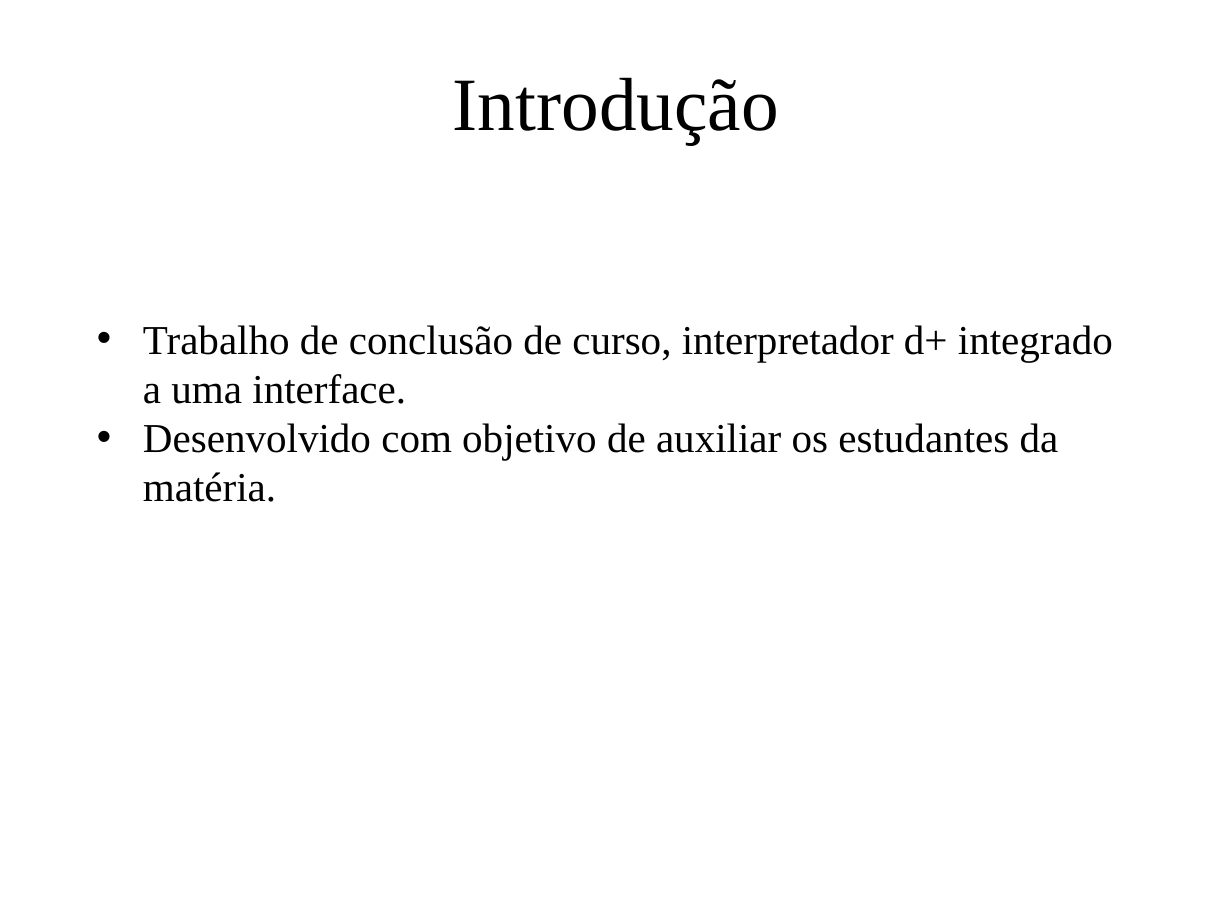
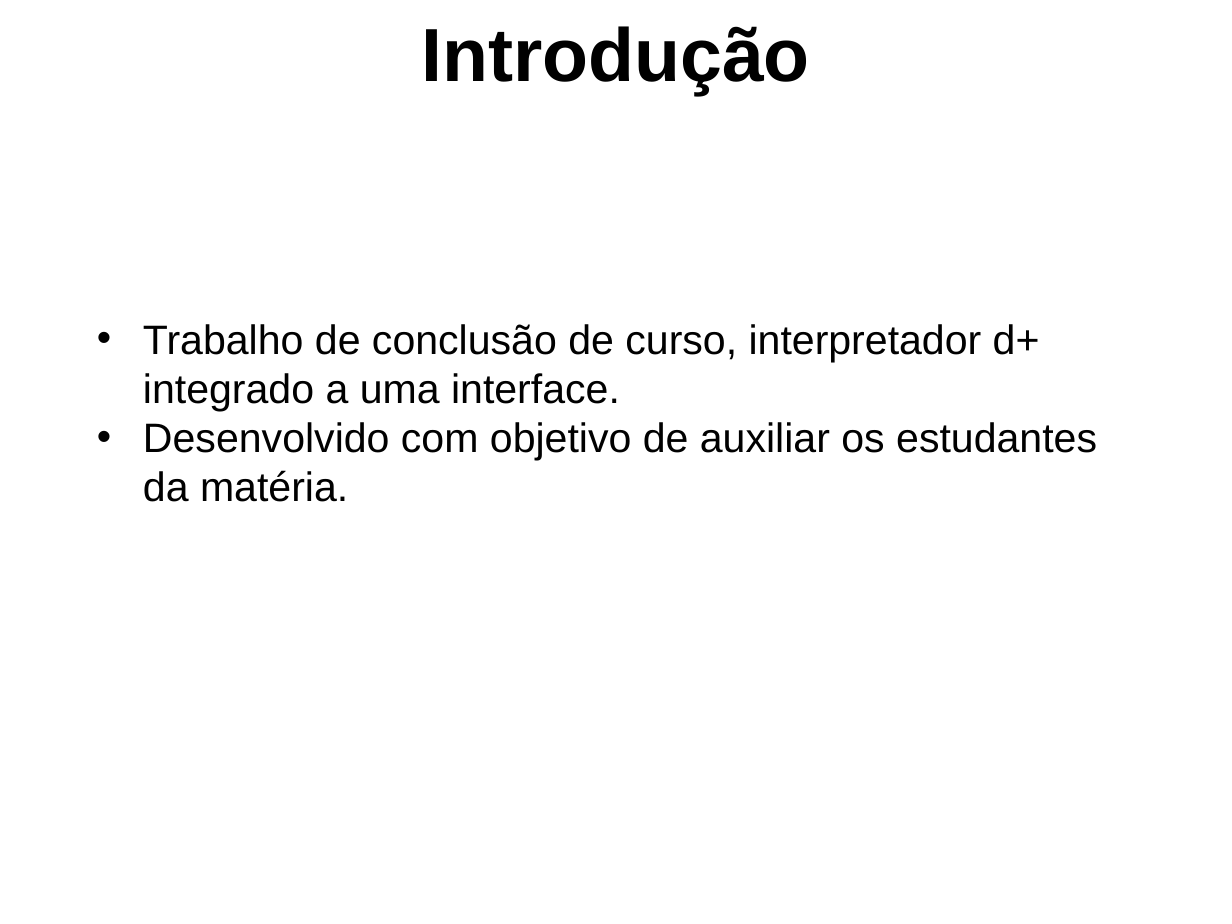
Before and after one commit to GabrielPRDF/TCC_Interpretador, a slide deck: slide 3 of Documentos/ApresentacaoTCC.ppt. Drawn at 1232x924 pixels with LibreOffice and Linux fonts; fonts in the diff are those of the drawing; background and template pictures are left out. Boxes give left, top, right and bottom in pixels: in the first picture for what was removed or moved away, otherwise in the second. Text is boxed around its words. In the diff, an @@ line names an element or a change of style, - is before the commit and + after.

```diff
--- a/Documentos/ApresentacaoTCC.ppt
+++ b/Documentos/ApresentacaoTCC.ppt
@@ text "Introdução" moved from (x1=453, y1=77, x2=779, y2=145) to (x1=421, y1=26, x2=810, y2=95) @@
@@ text "Introdução" at (x1=421, y1=26, x2=810, y2=95): font Times New Roman to Arial, bold on @@
@@ text "Trabalho de conclusão de curso, ..." at (x1=143, y1=324, x2=1097, y2=502): font Times New Roman to Arial @@
```
Also in this commit, not shown: 6 other slides changed, 11 slides added, 3 slides removed, 6 other files.
